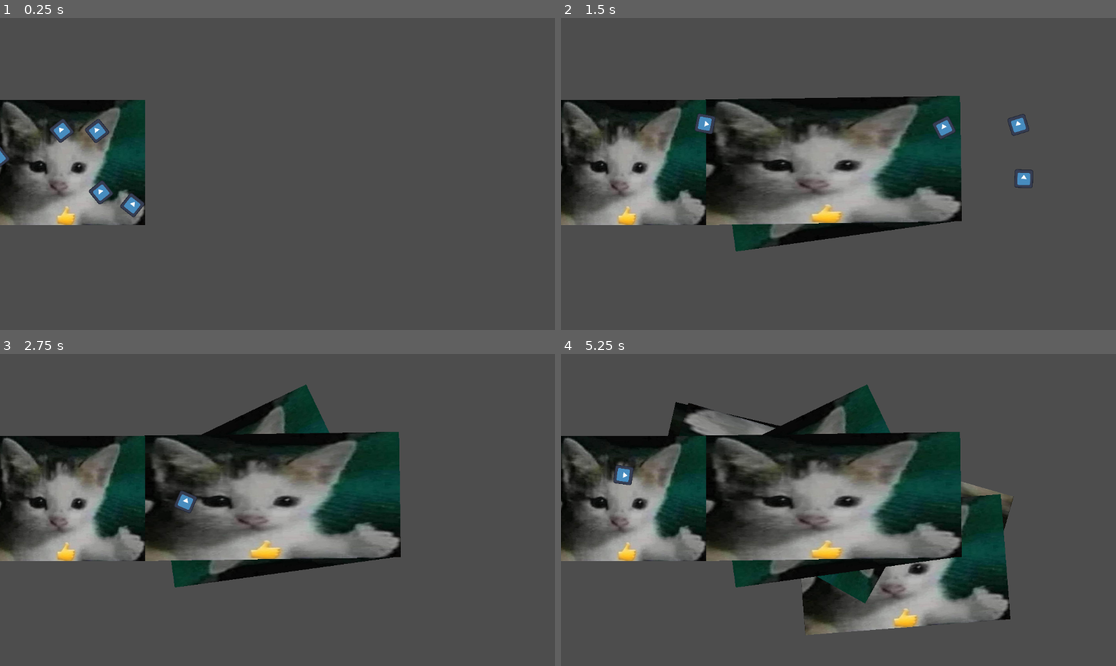
Above: before the commit, frames 1-4 (two rows, left to right).
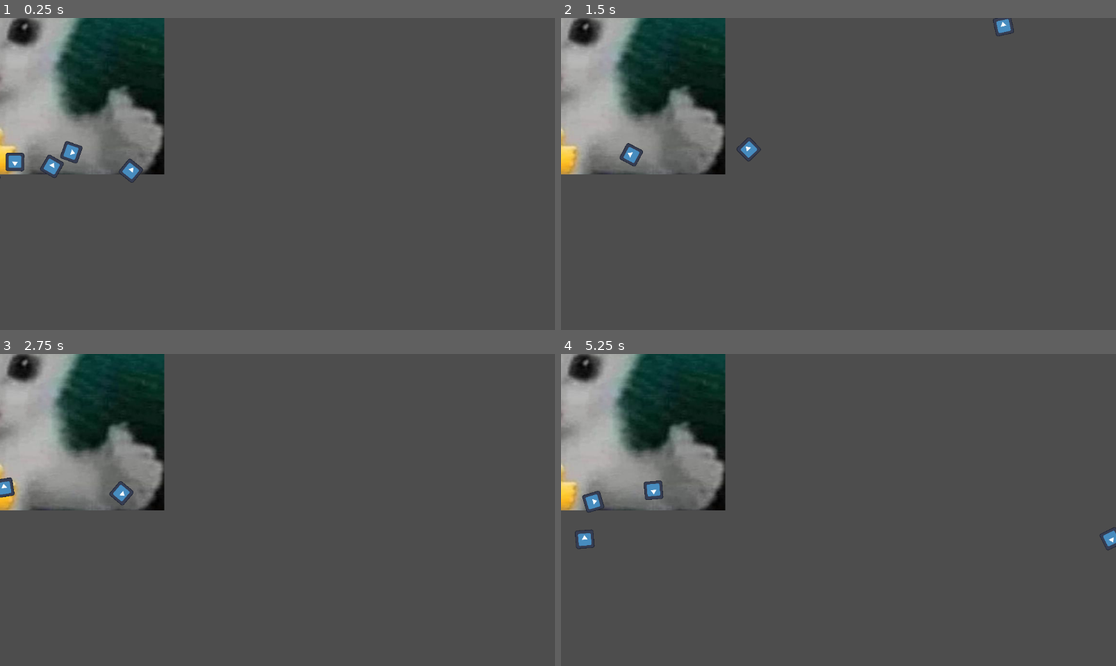
Above: after the commit, the same moments.

Repository: ElevatorBros/RoadRoad
Game: Godot game, scene res://Map.tscn
Same seed, same stepped clock (60 frames per second), same inputs: the game is played once before the commit and once after it. The engine's default icon, where the game draws it, is replaced by a stand-in: a white triangle on a blue panel in a dark square.
Inputs (mouse positions are in pixels of both pictures, inside the frame that each line leads up to):
- Up to frame 1 (0.25 s): no input
- Up to frame 2 (1.5 s): move the mouse to (960, 158) at 0.52 s; click (960, 158) at 0.67 s; move the mouse to (727, 189) at 1.27 s; click (727, 189) at 1.42 s
- Up to frame 3 (2.75 s): move the mouse to (333, 441) at 2.02 s; click (333, 441) at 2.17 s
- Up to frame 4 (5.25 s): move the mouse to (810, 572) at 2.77 s; click (810, 572) at 2.92 s; move the mouse to (1005, 556) at 3.52 s; click (1005, 556) at 3.67 s; move the mouse to (672, 463) at 4.27 s; click (672, 463) at 4.42 s; move the mouse to (866, 510) at 5.02 s; click (866, 510) at 5.17 s

The runs differ from the first frame. In frame 1, 17% of the frame differs, in the area x 0-30%, y 0-67%; in frame 2, 33%; in frame 3, 35%; in frame 4, 43%, in the area x 0-100%, y 0-90%.

Commit message:
top and bottom bars connect

Diff:
--- a/Map.gd
+++ b/Map.gd
@@ -3,25 +3,28 @@
 @export var straight_road_scene: PackedScene
 #@onready var straight_road = straight_road_scene.instantiate()
 #@onready var roads = find_child("Roads")
-signal send_points_to_road(a: Vector2, b: Vector2)
+signal send_points_to_road(a: Vector2, b: Vector2, old_rot: float)
 
 var old_mouse_pos = Vector2(300,300)
+var old_road_rot = 0
 
-func add_road(a, b):
+func add_road(a, b, rot) -> float:
 	var straight_road = straight_road_scene.instantiate()
 	print(straight_road)
 	add_child(straight_road)
 	move_child(straight_road, 0)
 	send_points_to_road.connect(straight_road.on_send_points_to_road)
-	send_points_to_road.emit(a, b)
+	send_points_to_road.emit(a, b, rot)
 	send_points_to_road.disconnect(straight_road.on_send_points_to_road)
+
+	return rot
 
 # Called when the node enters the scene tree for the first time.
 func _ready():
 	#straight_road.global_position = Vector2(600,600)
 	#roads.add_child(straight_road)
 	#roads.move_child(straight_road, -1)
-	add_road(Vector2(0, old_mouse_pos.y), old_mouse_pos)
+	add_road(Vector2(0, old_mouse_pos.y), old_mouse_pos, 0)
 
 # Called every frame. 'delta' is the elapsed time since the previous frame.
 func _process(delta):
@@ -32,8 +35,10 @@
 #		if event.button_index == MOUSE_BUTTON_LEFT and event.pressed:
 #			add_road(old_mouse_pos, get_global_mouse_position())
 #			old_mouse_pos = get_global_mouse_position()
-	if get_global_mouse_position().distance_to(old_mouse_pos) > 50:
-		add_road(old_mouse_pos, get_global_mouse_position())
+	var current_mouse_pos = get_global_mouse_position()
+	if current_mouse_pos.distance_to(old_mouse_pos) > 50:
+		add_road(old_mouse_pos, current_mouse_pos, old_road_rot)
+		old_road_rot = atan2(old_mouse_pos.y - current_mouse_pos.y, old_mouse_pos.x - current_mouse_pos.x)
 		old_mouse_pos = get_global_mouse_position()
 
 
--- a/scenes/roads/StraightRoad.gd
+++ b/scenes/roads/StraightRoad.gd
@@ -1,7 +1,10 @@
 extends Node2D
 
-var start_pos = Vector2(0,0)
-var end_pos = Vector2(0,0)
+var start_pos_top = Vector2(0,0)
+var end_pos_top = Vector2(0,0)
+
+var start_pos_bottom = Vector2(0,0)
+var end_pos_bottom = Vector2(0,0)
 
 var road_x_size = 680
 
@@ -9,39 +12,27 @@
 
 var indent = 20
 
-func on_send_points_to_road(a: Vector2, b: Vector2):
-	start_pos = a - Vector2(indent, 0)
-	end_pos = b
+func on_send_points_to_road(a: Vector2, b: Vector2, old_rot: float):
+	start_pos_top = a + Vector2(0, -50)
+	end_pos_top = b + Vector2(0, -50)
 
-	self.position = start_pos + ((end_pos - start_pos) / 2)
+	$StaticBody2D/Top.position = start_pos_top + ((end_pos_top - start_pos_top) / 2)
+	$StaticBody2D/Top.rotation = atan2(end_pos_top.y - start_pos_top.y, end_pos_top.x - start_pos_top.x)
+	$StaticBody2D/Top.scale = Vector2(start_pos_top.distance_to(end_pos_top)/road_x_size, road_y_scale)
 
-	self.rotation = atan2(end_pos.y - start_pos.y, end_pos.x - start_pos.x)
+	start_pos_bottom = a + Vector2(0, 50)
+	end_pos_bottom = b + Vector2(0, 50)
 
-	#var distance = sqrt(pow(end_pos.y - start_pos.y,2) + pow(end_pos.x - start_pos.x,2))
-	var distance = start_pos.distance_to(end_pos)
-	self.scale = Vector2(distance/road_x_size, road_y_scale)
+	$StaticBody2D/Bottom.position = start_pos_bottom + ((end_pos_bottom - start_pos_bottom) / 2)
+	$StaticBody2D/Bottom.rotation = atan2(end_pos_bottom.y - start_pos_bottom.y, end_pos_bottom.x - start_pos_bottom.x)
+	$StaticBody2D/Bottom.scale = Vector2(start_pos_bottom.distance_to(end_pos_bottom)/road_x_size, road_y_scale)
 
+#	self.position = start_pos + ((end_pos - start_pos) / 2)
+#	self.rotation = atan2(end_pos.y - start_pos.y, end_pos.x - start_pos.x)
 #
-#func add_road():
-#	var mouse = get_global_mouse_position()
-#
-#	var scale = last_mouse_position.distance_to(mouse) / 125
-#
-#	var new_straight_road = straight_road_scene.instantiate()
-#
-#	new_straight_road.scale = Vector2(scale, 1)
-#	print("Mouse: ", mouse)
-#	print("Last: ", last_mouse_position)
-#	print("Distance:" , last_mouse_position.distance_to(mouse))
-#	print("Scale: ", new_straight_road.scale)
-#
-#	new_straight_road.global_position = mouse
-#	new_straight_road.rotation = atan2(last_mouse_position.y - mouse.y, last_mouse_position.x - mouse.x)
-#
-#	roads.add_child(new_straight_road)
-#	roads.move_child(new_straight_road, -1)
-#
-#	last_mouse_position = mouse
+#	#var distance = sqrt(pow(end_pos.y - start_pos.y,2) + pow(end_pos.x - start_pos.x,2))
+#	var distance = start_pos.distance_to(end_pos)
+#	self.scale = Vector2(distance/road_x_size, road_y_scale)
 
 
 # Called when the node enters the scene tree for the first time.
--- a/scenes/roads/StraightRoad.tscn
+++ b/scenes/roads/StraightRoad.tscn
@@ -15,10 +15,10 @@
 
 [node name="StaticBody2D" type="StaticBody2D" parent="."]
 
-[node name="CollisionShape2D" type="CollisionShape2D" parent="StaticBody2D"]
+[node name="Bottom" type="CollisionShape2D" parent="StaticBody2D"]
 position = Vector2(1.53847, 312)
 shape = SubResource("RectangleShape2D_w4oqp")
 
-[node name="CollisionShape2D2" type="CollisionShape2D" parent="StaticBody2D"]
+[node name="Top" type="CollisionShape2D" parent="StaticBody2D"]
 position = Vector2(1.92308, -313.25)
 shape = SubResource("RectangleShape2D_w4oqp")
